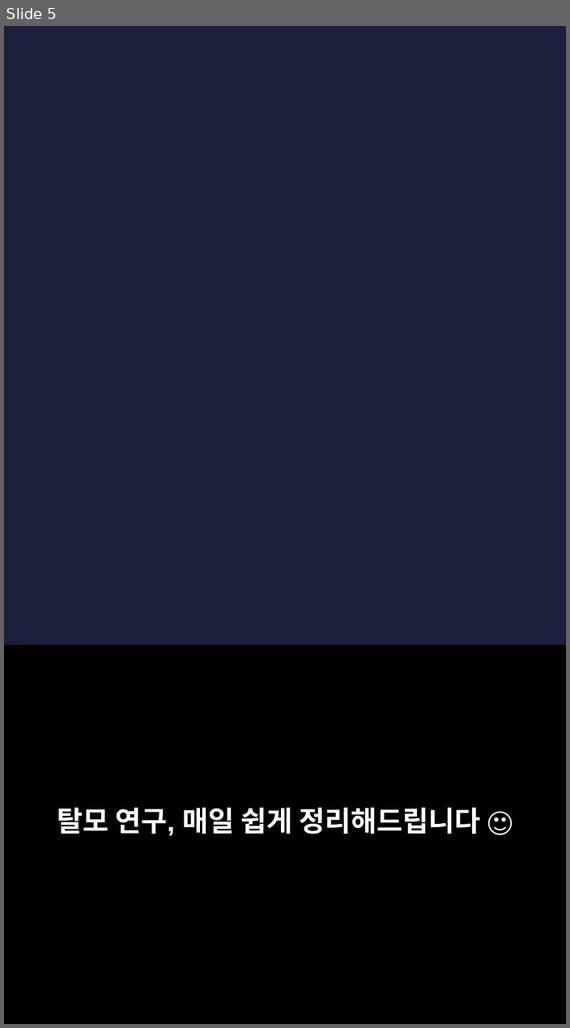
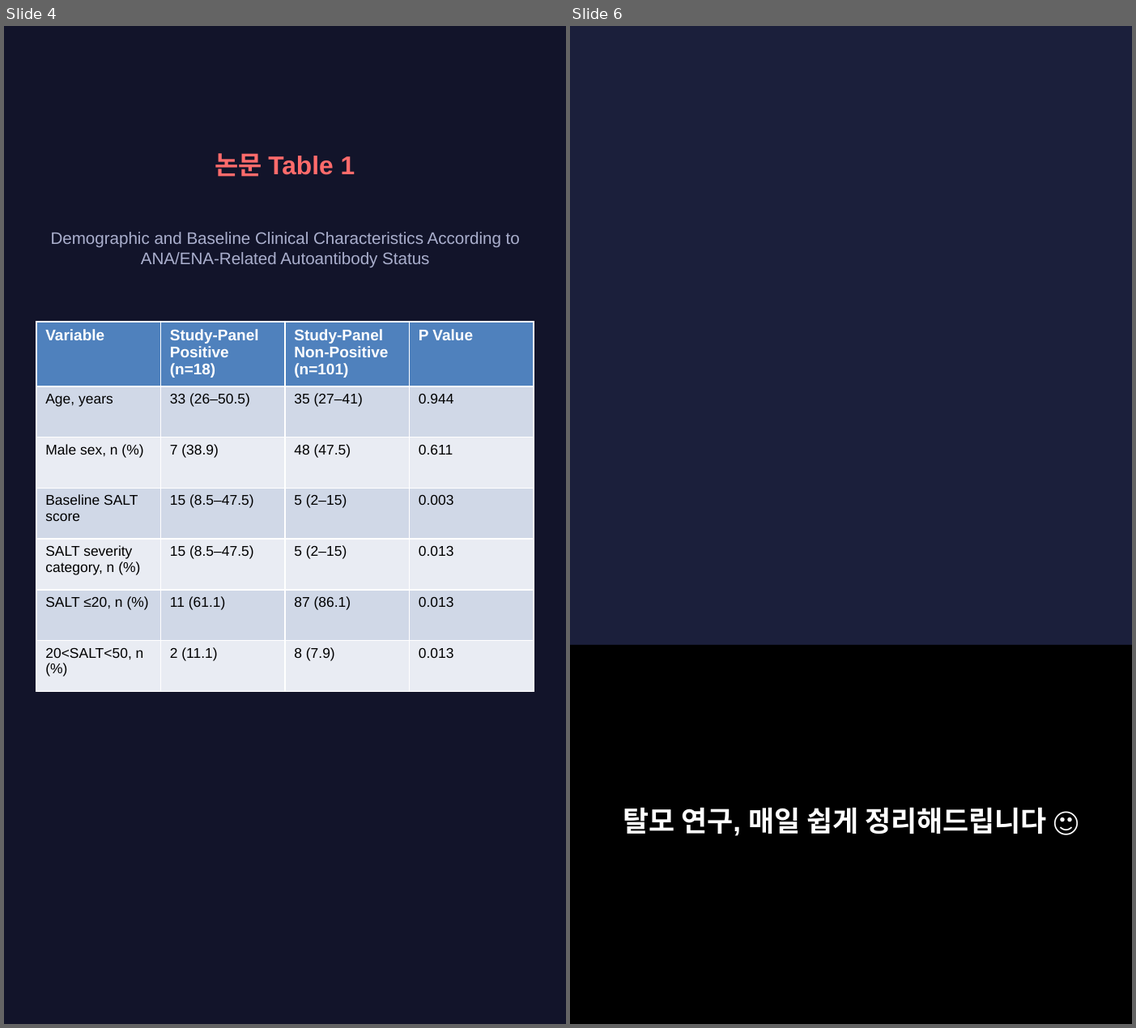
Before and after one commit to hyokang2010-BJ-ANTH/product-builder-test, a slide deck: pwa/data/latest/slides.pptx. Shown side by side, each under a label of ours: slide 5 before the commit, slides 4 and 6 after it; the slides between them are not shown. The pictures are 570x1028 and 1136x1028 pixels, drawn with LibreOffice and Linux fonts; fonts in the diff are those of the drawing; background and template pictures are left out. Boxes give left, top, right and bottom in pixels: in the first picture for what was removed or moved away, otherwise in the second. Text is boxed around its words. In the diff, an @@ line names an element or a change of style, - is before the commit and + after.

```diff
--- a/pwa/data/latest/slides.pptx
+++ b/pwa/data/latest/slides.pptx
@@ slide 4 added at box(4, 26, 566, 1024), background #12142A @@
@@ text added at box(215, 153, 356, 177), 20 pt, text #FF6B6B, bold @@
+논문 Table 1
@@ text added at box(51, 232, 520, 267), 13 pt, text #AAAFCD @@
+Demographic and Baseline Clinical Characteristics According to ANA/ENA-Related Autoantibody Status
@@ table added at box(36, 322, 532, 678), 7 rows, 4 columns @@
+Variable | Study-Panel Positive (n=18) | Study-Panel Non-Positive (n=101) | P Value
+Age, years | 33 (26–50.5) | 35 (27–41) | 0.944
+Male sex, n (%) | 7 (38.9) | 48 (47.5) | 0.611
+Baseline SALT score | 15 (8.5–47.5) | 5 (2–15) | 0.003
+SALT severity category, n (%) | 15 (8.5–47.5) | 5 (2–15) | 0.013
+SALT ≤20, n (%) | 11 (61.1) | 87 (86.1) | 0.013
+20<SALT<50, n (%) | 2 (11.1) | 8 (7.9) | 0.013
@@ what was slide 5 is now slide 6 @@
```
Also in this commit, not shown: 2 slides changed, 6 other slides added, 4 slides removed, 28 other files.
